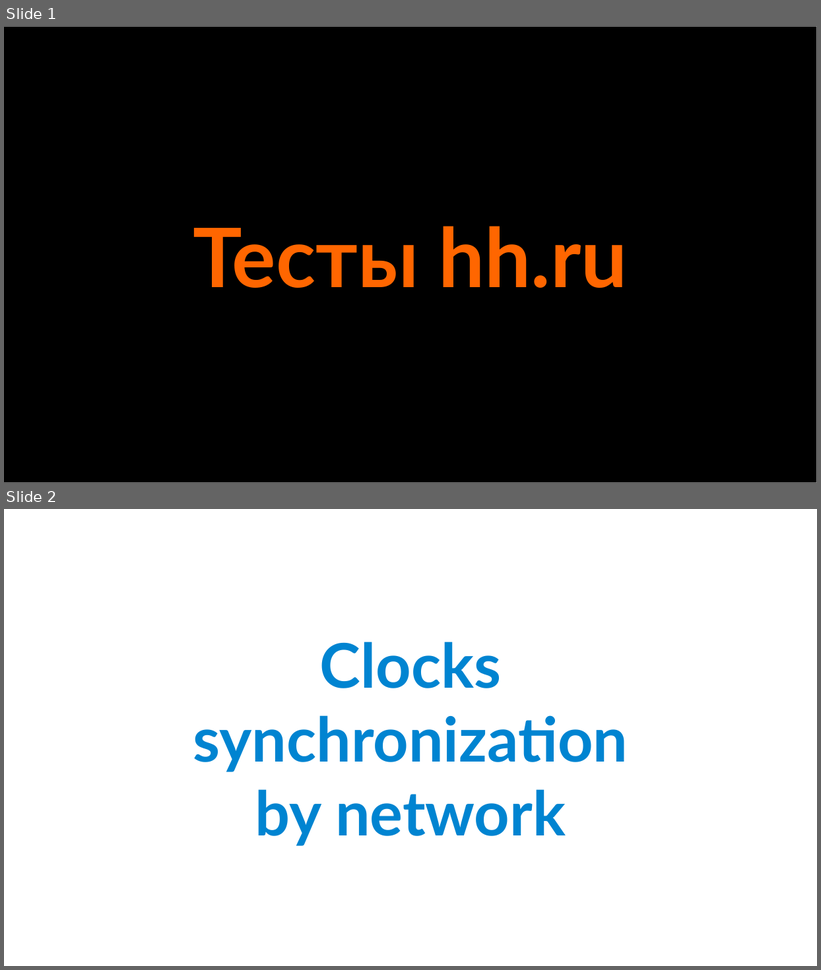
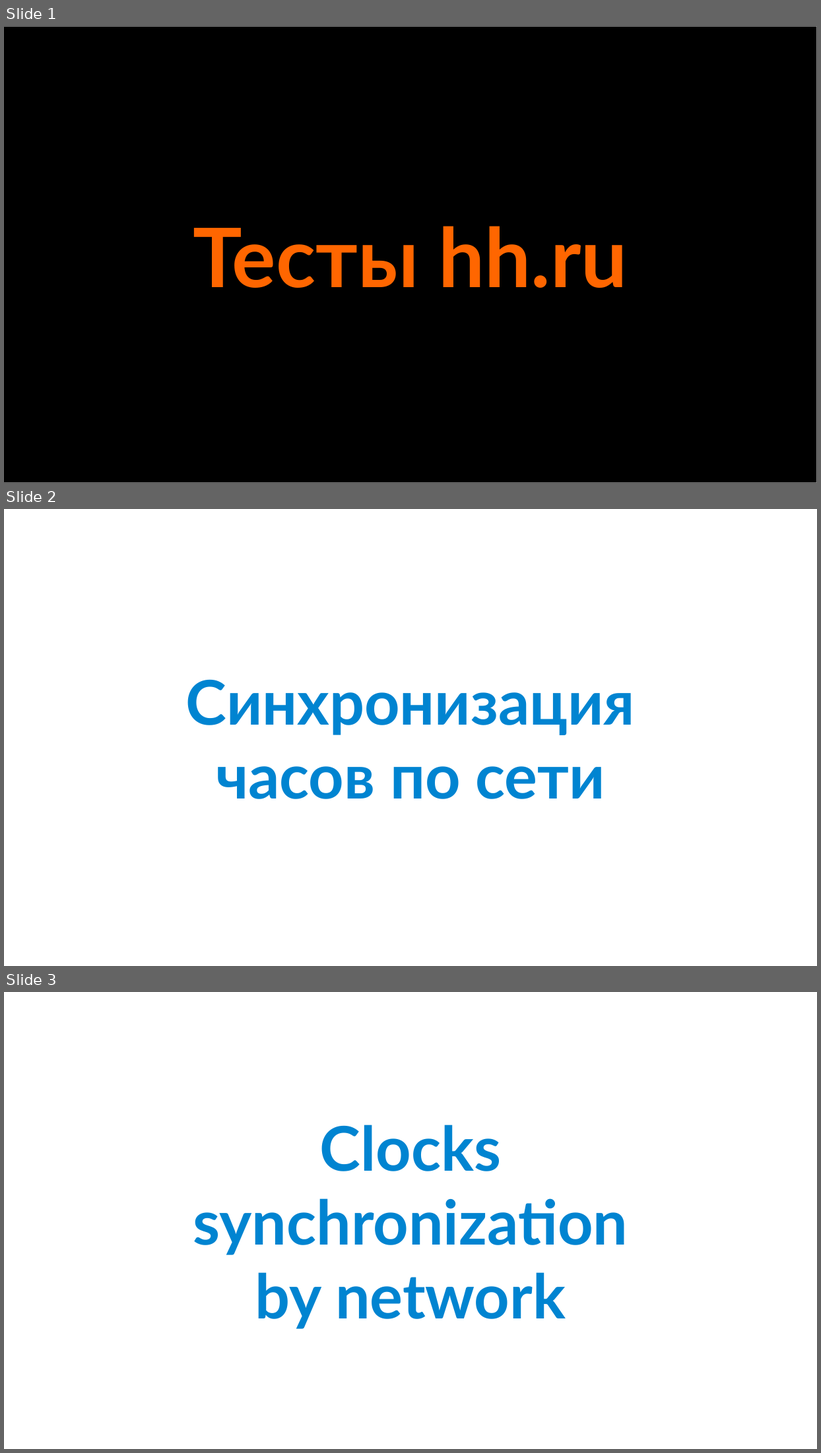
Before and after one commit to andrei-punko/youtube-channel, a slide deck: previews/video-titles.odp. Shown one above the other, each under a label of ours: slides 1 and 2 before the commit, slides 1, 2 and 3 after it. The pictures are 821x970 and 821x1453 pixels, drawn with LibreOffice and Linux fonts; fonts in the diff are those of the drawing. Boxes give left, top, right and bottom in pixels: in the first picture for what was removed or moved away, otherwise in the second. Text is boxed around its words. In the diff, an @@ line names an element or a change of style, - is before the commit and + after.

Commit message:
Update video-titles (add 1 preview)

```diff
--- a/previews/video-titles.odp
+++ b/previews/video-titles.odp
@@ slide 2 added at (4,509,817,966), background #FFFFFF @@
@@ subtitle added at (186,679,636,799), 60 pt, text #0084D1, bold @@
+Синхронизация
+часов по сети
@@ what was slide 2 is now slide 3 @@
```
